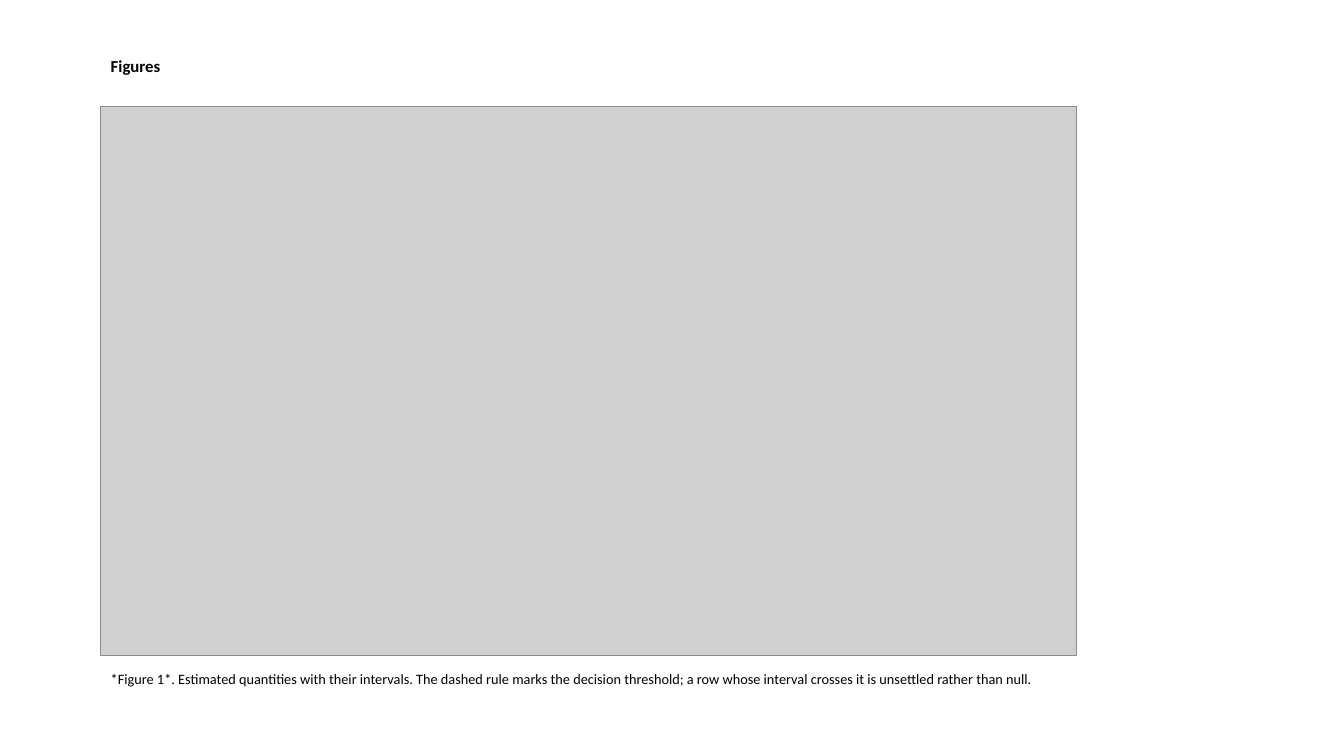
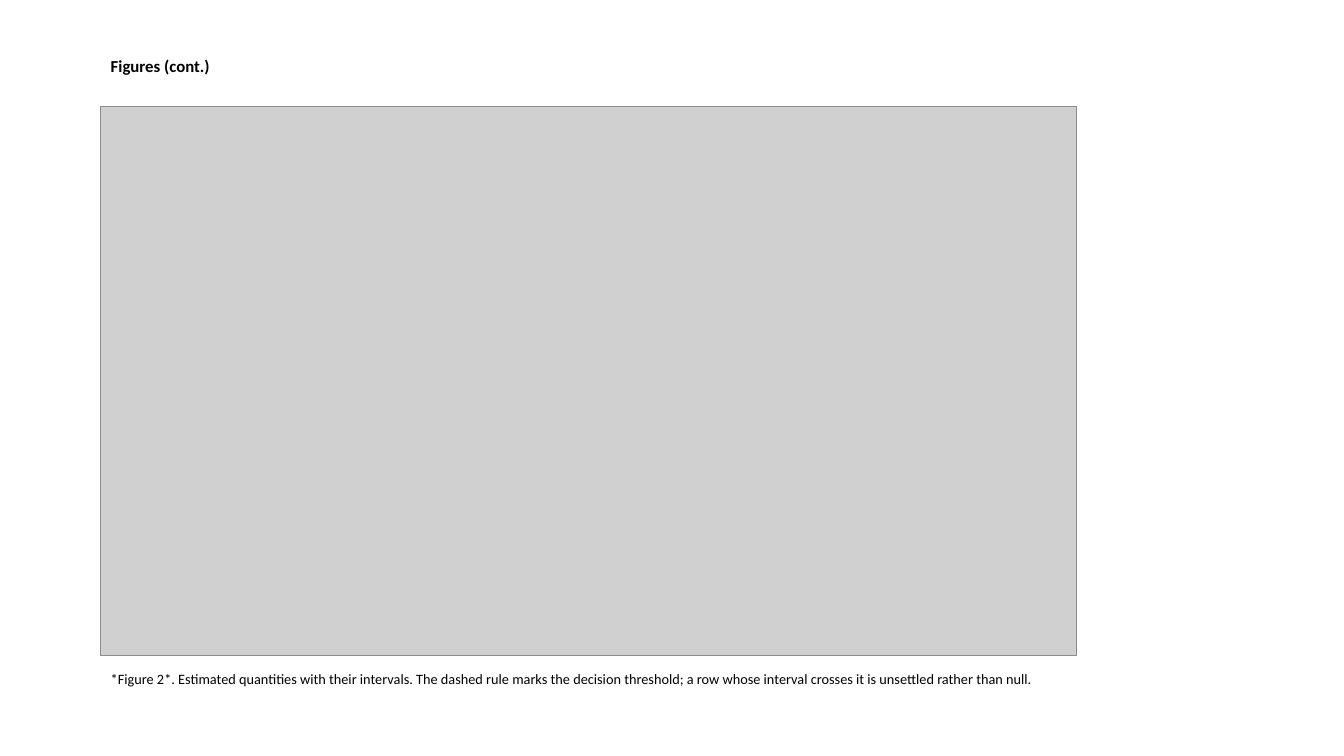
Before and after one commit to redam94/axiom, a slide deck: slide 20 of packages/axiom-dossier/examples/out/hyper3-apa.pptx (slide 17 before the commit). Drawn at 1344x756 pixels with LibreOffice and Linux fonts; fonts in the diff are those of the drawing; grey boxes stand for pictures. Boxes give left, top, right and bottom in pixels: in the first picture for what was removed or moved away, otherwise in the second. Text is boxed around its words. In the diff, an @@ line names an element or a change of style, - is before the commit and + after.

```diff
--- a/packages/axiom-dossier/examples/out/hyper3-apa.pptx
+++ b/packages/axiom-dossier/examples/out/hyper3-apa.pptx
@@ text at box(111, 59, 210, 75): text changed @@
-Figures
+Figures (cont.)
@@ text at box(111, 674, 1031, 687): text changed @@
-*Figure 1*. Estimated quantities with their intervals. The dashed rule marks the decision threshold; a row whose interval crosses it is unsettled rather than null.
+*Figure 2*. Estimated quantities with their intervals. The dashed rule marks the decision threshold; a row whose interval crosses it is unsettled rather than null.
```
Also in this commit, not shown: 11 other slides changed, 4 slides added, 1 slide removed, 43 other files.
